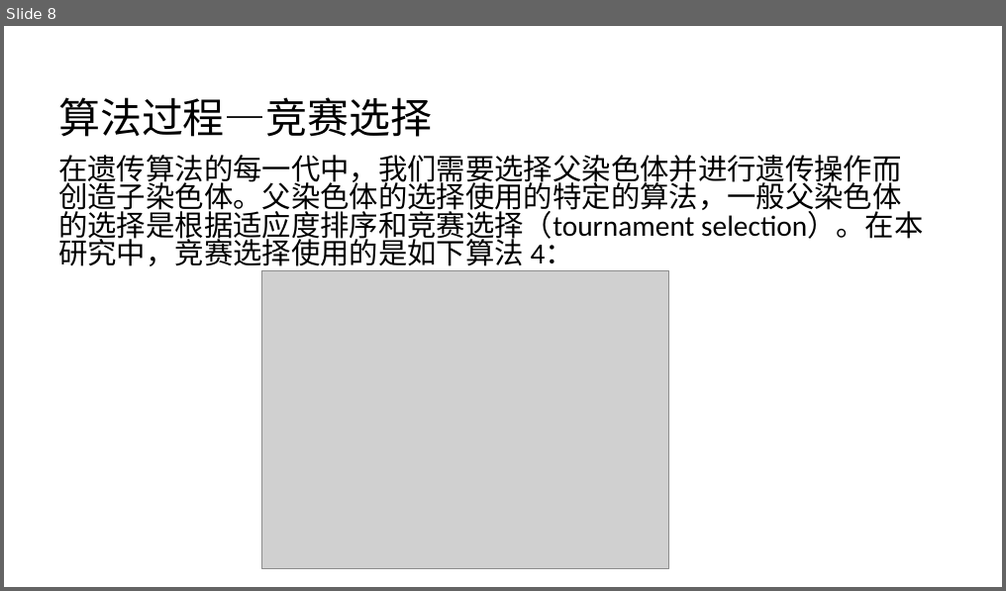
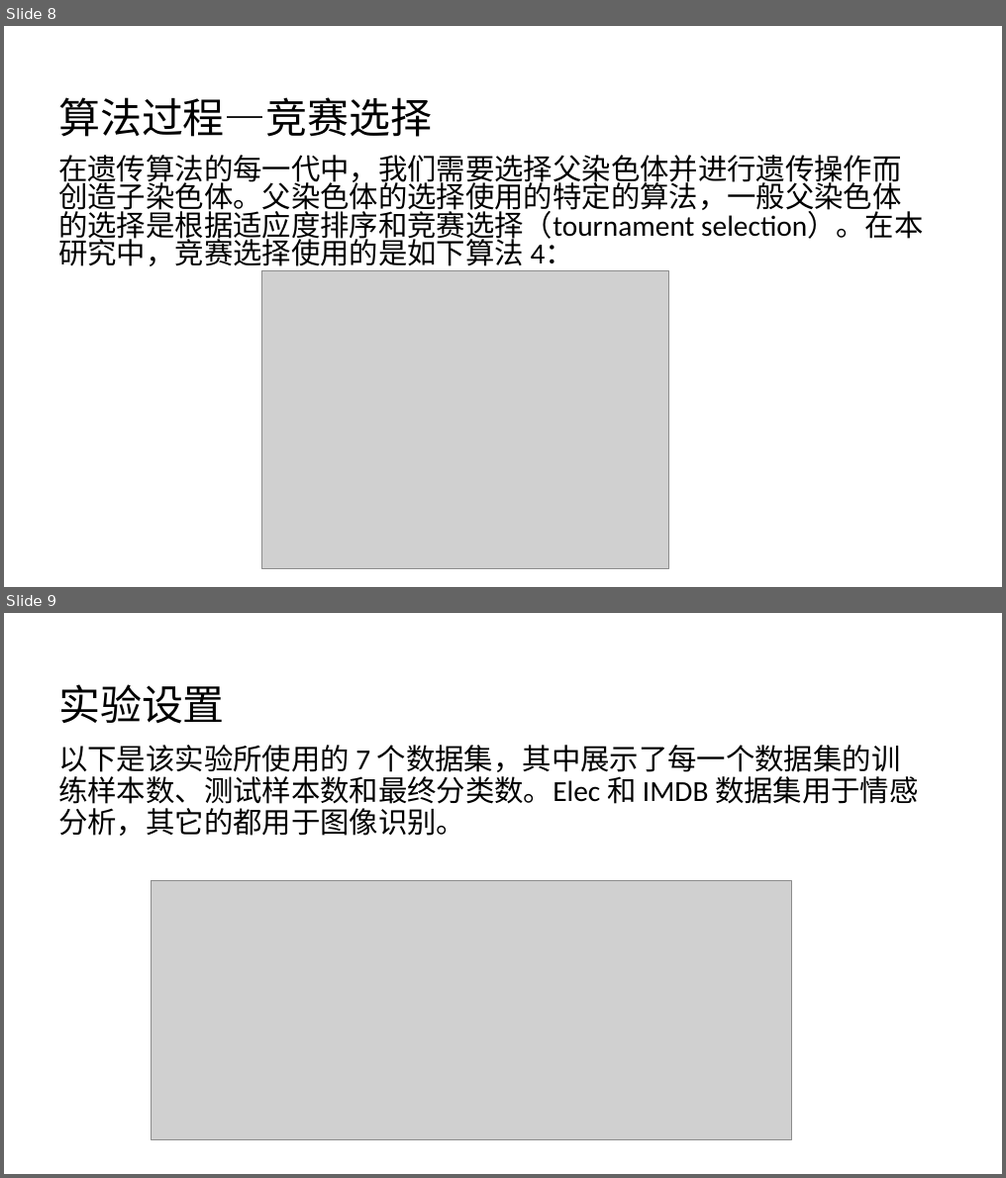
Before and after one commit to likaihz/EAS, a slide deck: linzepei/slides.pptx. Shown one above the other, each under a label of ours: slide 8 before the commit, slides 8 and 9 after it. The pictures are 1006x591 and 1006x1178 pixels, drawn with LibreOffice and Linux fonts; fonts in the diff are those of the drawing; grey boxes stand for pictures. Boxes give left, top, right and bottom in pixels: in the first picture for what was removed or moved away, otherwise in the second. Text is boxed around its words. In the diff, an @@ line names an element or a change of style, - is before the commit and + after.

```diff
--- a/linzepei/slides.pptx
+++ b/linzepei/slides.pptx
@@ slide 9 added at (4, 613, 1002, 1174), background #FFFFFF @@
@@ text added at (58, 684, 225, 724), 40 pt, text #000000 @@
+实验设置
@@ text added at (58, 745, 919, 836), 28 pt, text #000000 @@
+以下是该实验所使用的 7 个数据集，其中展示了每一个数据集的训练样本数、测试样本数和最终分类数。Elec 和 IMDB 数据集用于情感分析，其它的都用于图像识别。
@@ picture added at (151, 880, 792, 1140) @@
```
Also in this commit, not shown: 2 other slides added.
